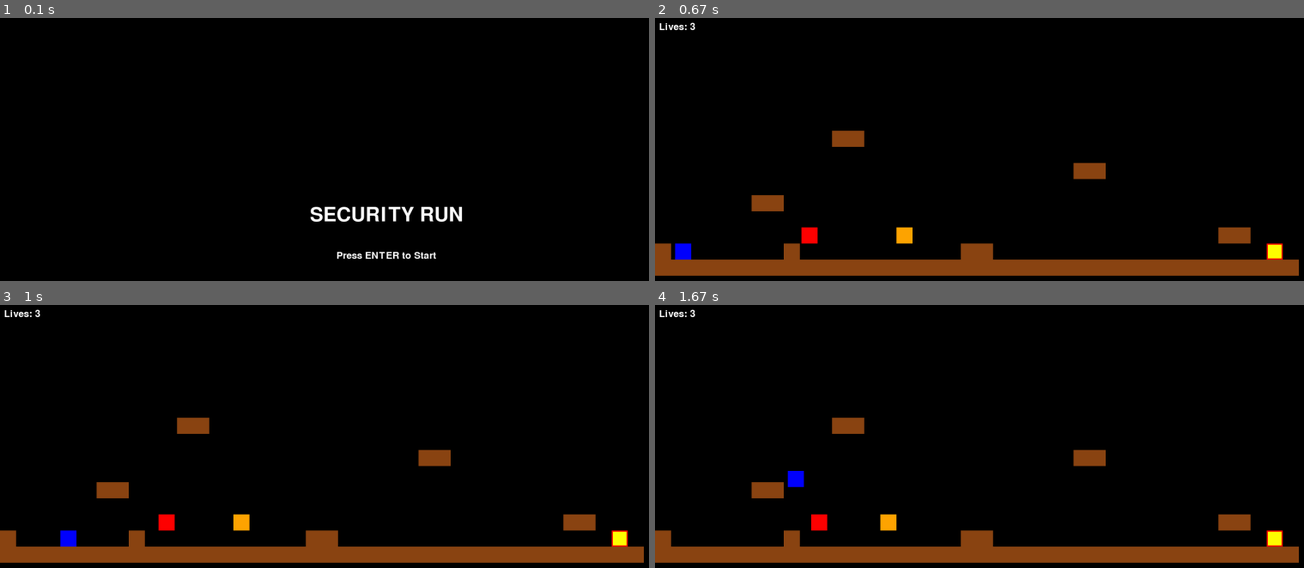
Above: before the commit, frames 1-4 (two rows, left to right).
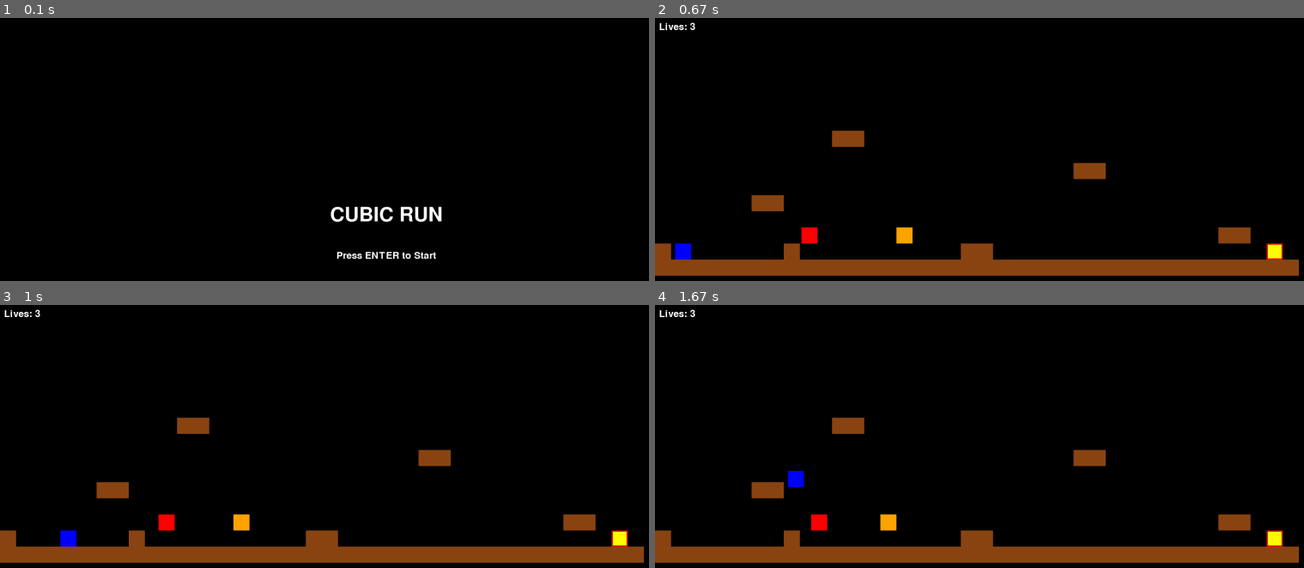
Above: after the commit, the same moments.

Repository: tomomo086/Cubic_Run
Game: pygame game, started from main.py
The game is run twice, just before and just after one commit, with the same random seed, the same clock (stepped at 60 frames per second) and the same inputs.
Inputs:
- Up to frame 1 (0.1 s): no input
- Up to frame 2 (0.67 s): tap Enter at 0.33 s
- Up to frame 3 (1 s): hold Right from 0.67 s (still down)
- Up to frame 4 (1.67 s): release Right at 1.13 s; hold Right 1.17-1.63 s; tap Space at 1.23, 1.53 s

The runs differ from the first frame. In frame 1, 0.9% of the frame differs, in the area x 47-72%, y 71-78%; in frame 2, nothing differs; in frame 3, nothing differs; in frame 4, nothing differs.

Commit message:
微修正

Diff:
--- a/screens.py
+++ b/screens.py
@@ -34,7 +34,7 @@
 
     # ゲームタイトル
     title_text_y = SCREEN_HEIGHT // 2 - 50  # 画面中央より少し上に配置
-    draw_text(screen, "SECURITY RUN", title_font, WHITE, SCREEN_WIDTH // 2, title_text_y, center=True)
+    draw_text(screen, "CUBIC RUN", title_font, WHITE, SCREEN_WIDTH // 2, title_text_y, center=True)
 
     # 開始メッセージ
     message_text_y = SCREEN_HEIGHT // 2 + 50  # 画面中央より少し下に配置
